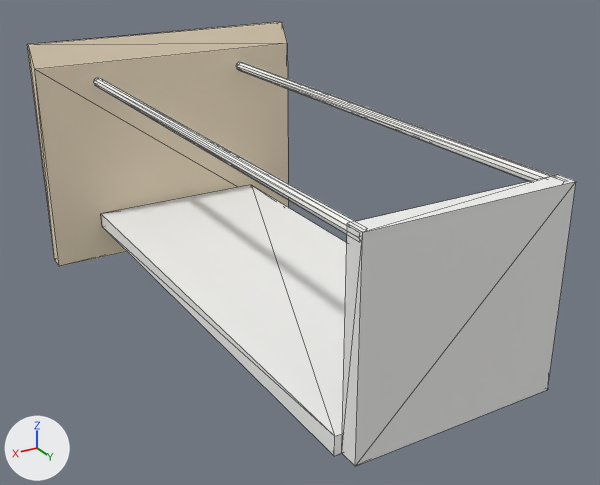
The glTF model 2025-284-B01-Kjokken-Plan-1/sim/skuff_N4_1.glb, before and after one commit.
Camera for both pictures: a camera (50 mm lens) standing at (2730.0, 256.0, 528.0) and looking at (2370.0, -343.0, 229.0). Every picture has the same lights, and +X, +Y and +Z are marked at lower left. The older version comes first. Mesh edges are drawn as thin lines.
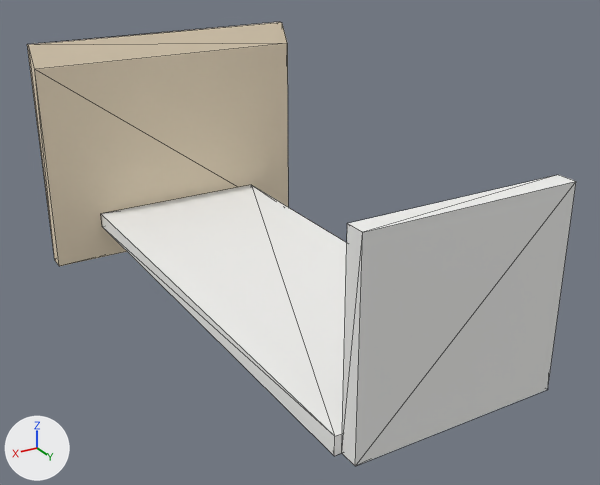
Pixel boxes [x1, y1, x2, y2] of what changed, in the pictures (600 x 485 px):
```json
{"part": 1, "of": "me_mesh_0", "change": "deleted", "before": [236, 62, 554, 181]}
{"part": 2, "of": "me_mesh_0", "change": "deleted", "before": [94, 78, 356, 234]}
```

Edits to the scene script, one JSON object a line:
```json
{"block": "me_mesh_0", "where": "# used by ob_mesh_0; location = (0.0, 0.0, 0.0)"}
{"op": "remove", "block": "me_mesh_0", "code": "me_mesh_0.from_pydata(...)  # 66 vertices, 112 faces; spans x 2233.0..2527.0, y -620.0..-109.0, z 140.0..380.0"}
{"op": "add", "block": "me_mesh_0", "code": "me_mesh_0.from_pydata(...)  # 26 vertices, 40 faces; spans x 2233.0..2527.0, y -620.0..-109.0, z 140.0..380.0"}
{"block": "me_mesh_0", "change": "me_mesh_0 part 1: the loose piece of 20 vertices spanning x 2292.0..2302.0, y -600.0..-113.0, z 333.0..343.0 is deleted"}
{"block": "me_mesh_0", "change": "me_mesh_0 part 2: the loose piece of 20 vertices spanning x 2458.0..2468.0, y -600.0..-113.0, z 333.0..343.0 is deleted"}
{"op": "remove", "block": "me_mesh_0", "code": "me_mesh_0.materials.append(mat_reling)  # white #f7f7f3"}
```
